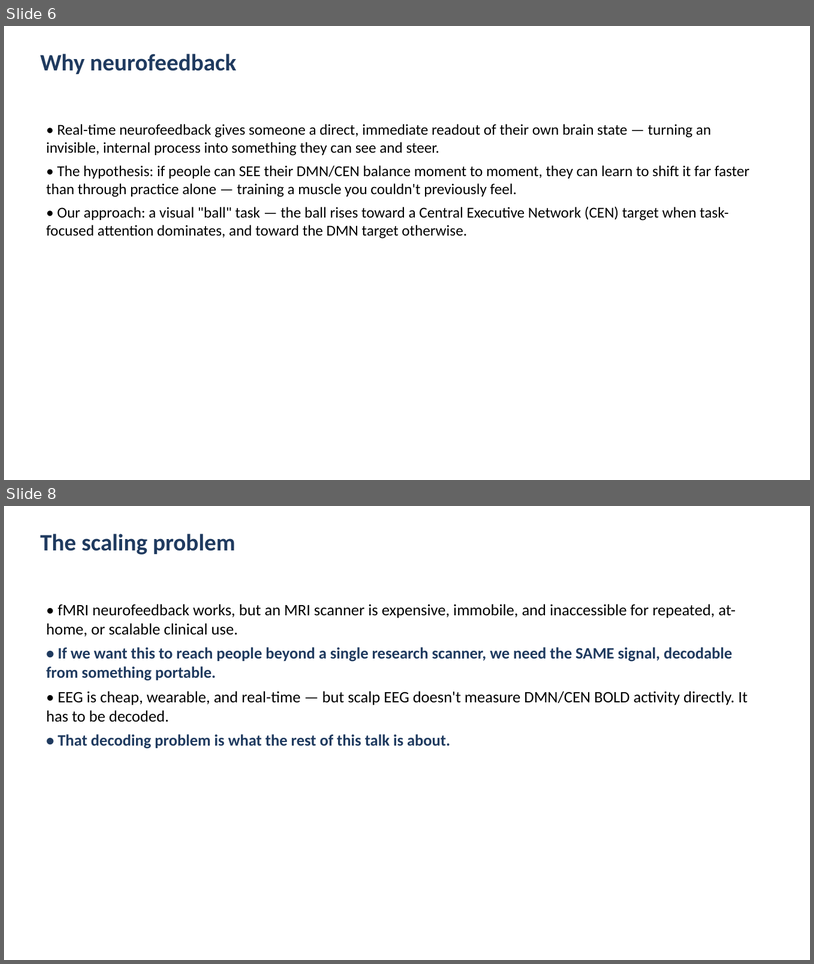
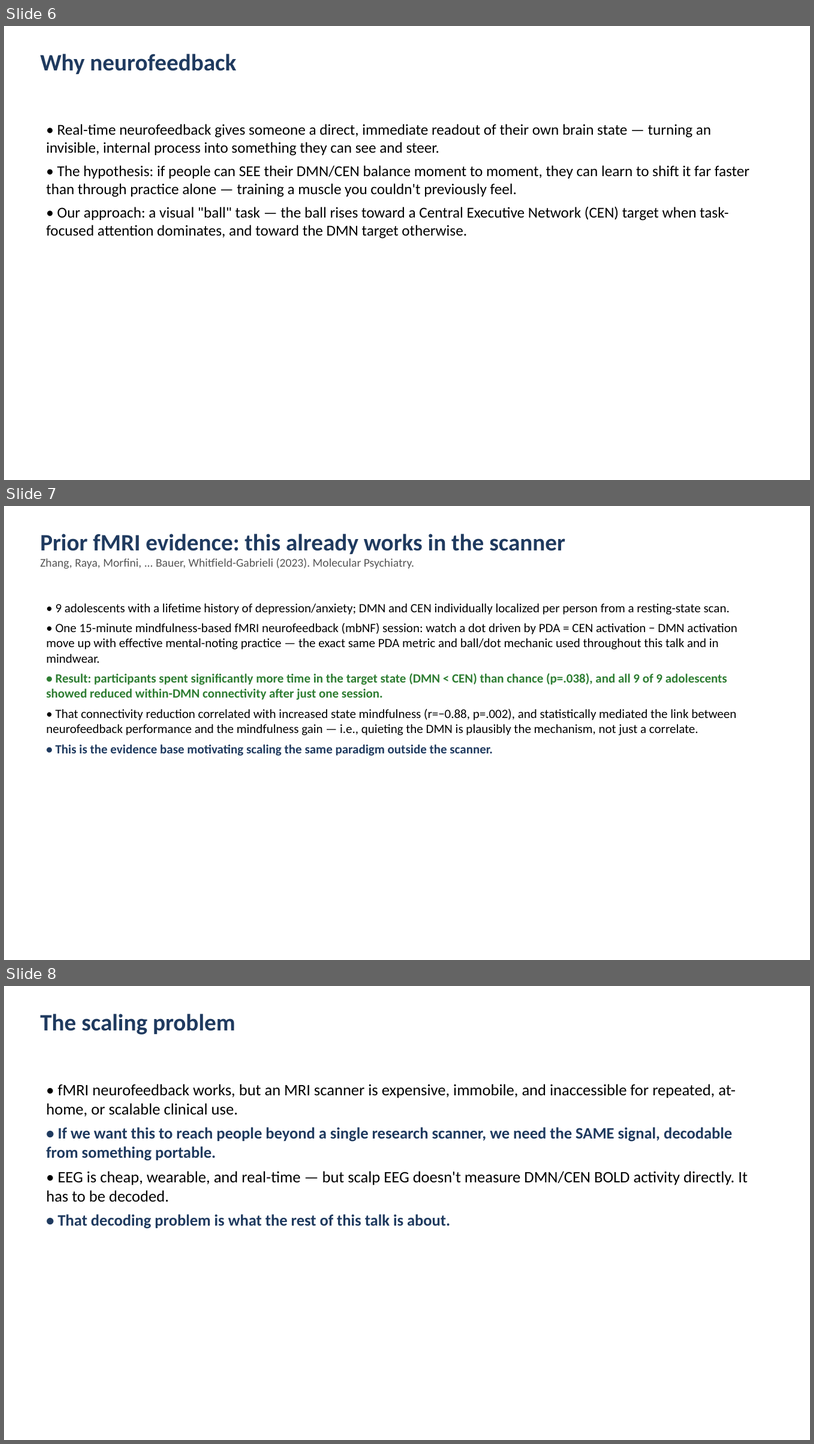
Before and after one commit to cccbauer/dmnelf, a slide deck: analysis/fingerprint/19_fingerprint/efp_meirhasson/Fingerprint_20260902.pptx. Shown one above the other, each under a label of ours: slides 6 and 8 before the commit, slides 6, 7 and 8 after it; the slides between them are not shown. The pictures are 814x964 and 814x1444 pixels, drawn with LibreOffice and Linux fonts; fonts in the diff are those of the drawing. Boxes give left, top, right and bottom in pixels: in the first picture for what was removed or moved away, otherwise in the second. Text is boxed around its words. In the diff, an @@ line names an element or a change of style, - is before the commit and + after.

```diff
--- a/analysis/fingerprint/19_fingerprint/efp_meirhasson/Fingerprint_20260902.pptx
+++ b/analysis/fingerprint/19_fingerprint/efp_meirhasson/Fingerprint_20260902.pptx
@@ slide 7 added at (4, 506, 810, 960), background #FFFFFF @@
@@ text added at (40, 534, 566, 569), 14 pt, text #555555 @@
+Prior fMRI evidence: this already works in the scanner
+Zhang, Raya, Morfini, ... Bauer, Whitfield-Gabrieli (2023). Molecular Psychiatry.
@@ text added at (46, 603, 737, 756), 15 pt, text #000000 @@
+• 9 adolescents with a lifetime history of depression/anxiety; DMN and CEN individually localized per person from a resting-state scan.
+• One 15-minute mindfulness-based fMRI neurofeedback (mbNF) session: watch a dot driven by PDA = CEN activation − DMN activation move up with effective mental-noting practice — the exact same PDA metric and ball/dot mechanic used throughout this talk and in mindwear.
+• Result: participants spent significantly more time in the target state (DMN < CEN) than chance (p=.038), and all 9 of 9 adolescents showed reduced within-DMN connectivity after just one session.
+• That connectivity reduction correlated with increased state mindfulness (r=−0.88, p=.002), and statistically mediated the link between neurofeedback performance and the mindfulness gain — i.e., quieting the DMN is plausibly the mechanism, not just a correlate.
+• This is the evidence base motivating scaling the same paradigm outside the scanner.
```
Also in this commit, not shown: 1 slide changed, 3 other slides added, 4 slides removed, 1 other file.
